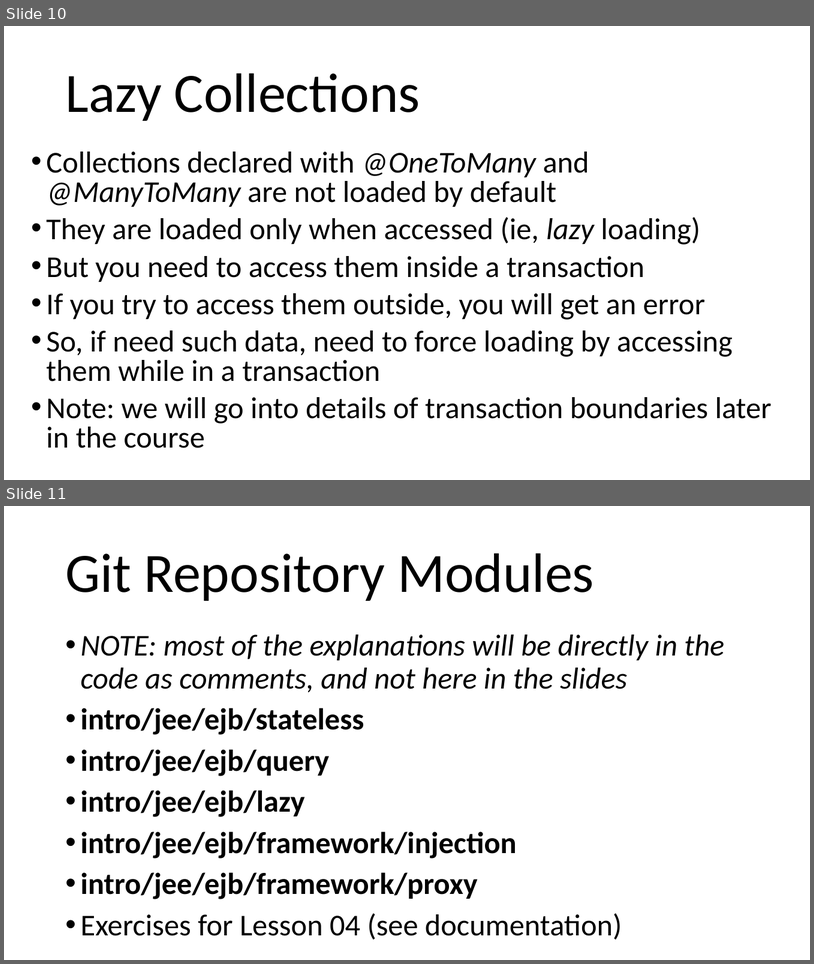
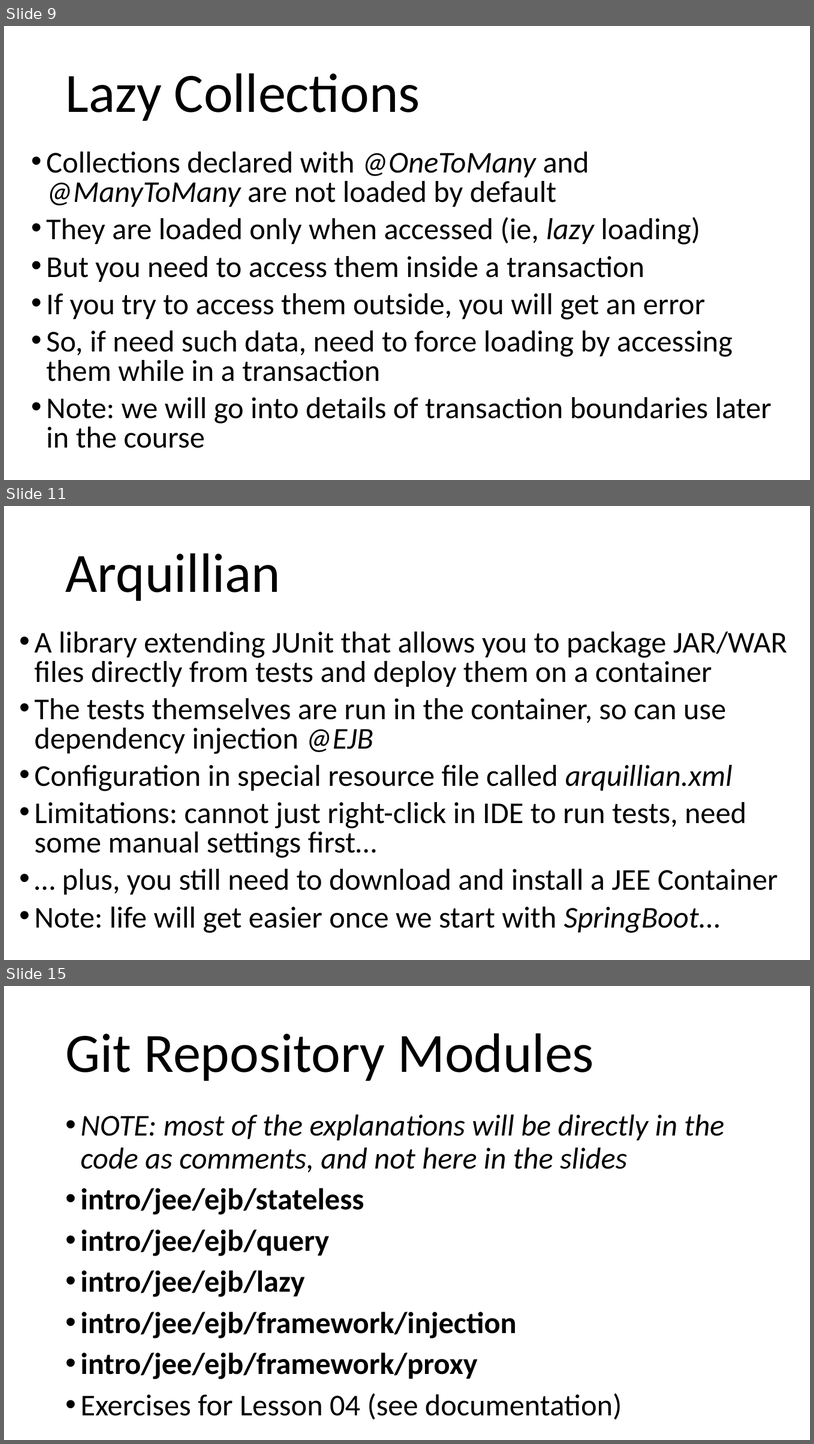
Before and after one commit to arcuri82/testing_security_development_enterprise_systems, a slide deck: doc/intro/slides/lesson_04_ejb.pptx. Shown one above the other, each under a label of ours: slides 10 and 11 before the commit, slides 9, 11 and 15 after it; the slides between them are not shown. The pictures are 814x964 and 814x1444 pixels, drawn with LibreOffice and Linux fonts; fonts in the diff are those of the drawing. Boxes give left, top, right and bottom in pixels: in the first picture for what was removed or moved away, otherwise in the second. Text is boxed around its words. In the diff, an @@ line names an element or a change of style, - is before the commit and + after.

```diff
--- a/doc/intro/slides/lesson_04_ejb.pptx
+++ b/doc/intro/slides/lesson_04_ejb.pptx
@@ slide 11 added at box(4, 506, 810, 960), background #FFFFFF @@
@@ title added at box(65, 553, 281, 601), 66 pt, text #000000 @@
+Arquillian
@@ text added at box(35, 631, 788, 933), 36 pt, text #000000 @@
+• A library extending JUnit that allows you to package JAR/WAR files directly from tests and deploy them on a container
+• The tests themselves are run in the container, so can use dependency injection @EJB
+• Configuration in special resource file called arquillian.xml
+• Limitations: cannot just right-click in IDE to run tests, need some manual settings first…
+• … plus, you still need to download and install a JEE Container
+• Note: life will get easier once we start with SpringBoot…
@@ what was slide 10 is now slide 9 @@
@@ what was slide 11 is now slide 15 @@
```
Also in this commit, not shown: 2 slides changed, 4 other slides added, 1 slide removed, 4 other files.
